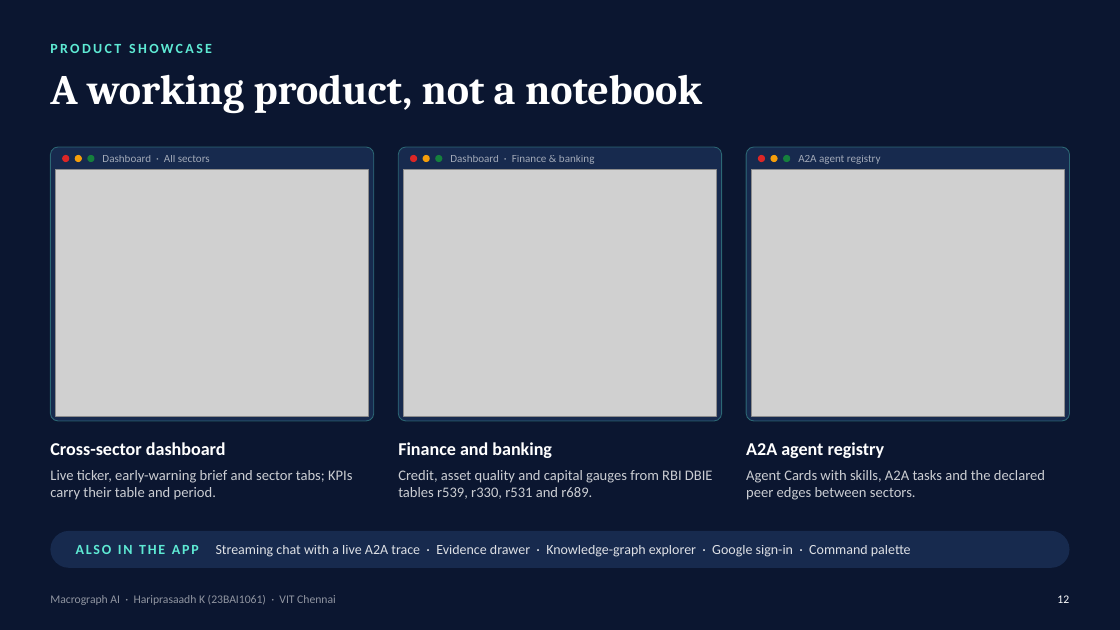
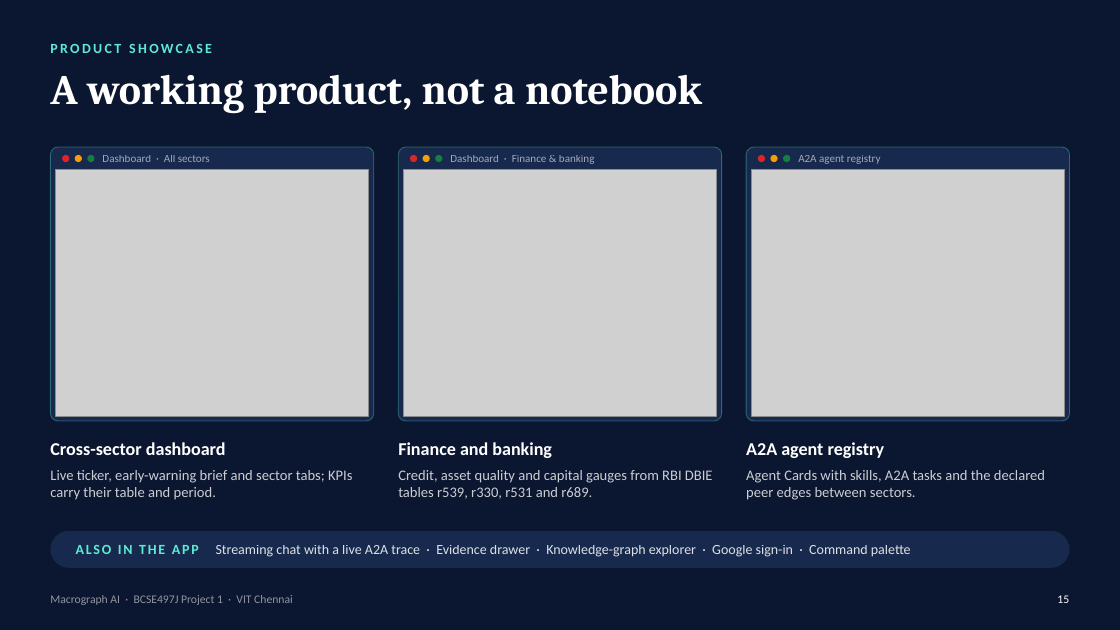
Before and after one commit to Hariprasaadh/macrograph-ai, a slide deck: slide 15 of docs/detailed/Macrograph_AI_Presentation.pptx (slide 12 before the commit). Drawn at 1120x630 pixels with LibreOffice and Linux fonts; fonts in the diff are those of the drawing; grey boxes stand for pictures. Boxes give left, top, right and bottom in pixels: in the first picture for what was removed or moved away, otherwise in the second. Text is boxed around its words. In the diff, an @@ line names an element or a change of style, - is before the commit and + after.

```diff
--- a/docs/detailed/Macrograph_AI_Presentation.pptx
+++ b/docs/detailed/Macrograph_AI_Presentation.pptx
@@ text at (50,595,293,605): text changed @@
-Macrograph AI · Hariprasaadh K (23BAI1061) · VIT Chennai
+Macrograph AI · BCSE497J Project 1 · VIT Chennai
@@ page number at (1057,595,1069,603): text changed @@
-12
+15
```
Also in this commit, not shown: 13 other slides changed, 6 slides added, 1 slide removed, 3 other files.
